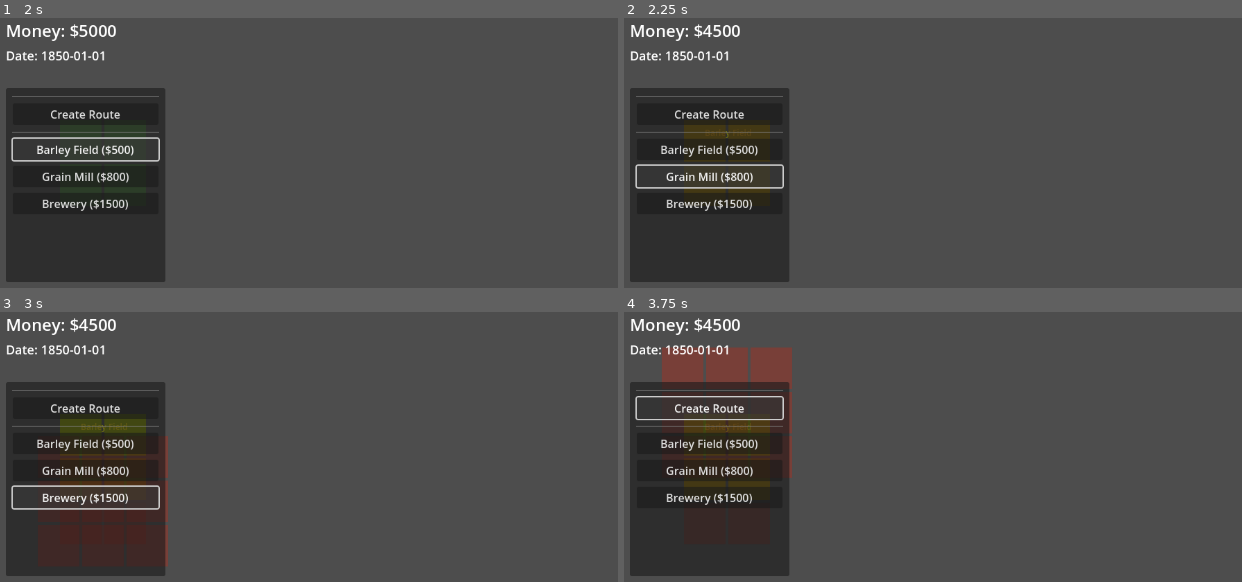
Above: before the commit, frames 1-4 (two rows, left to right).
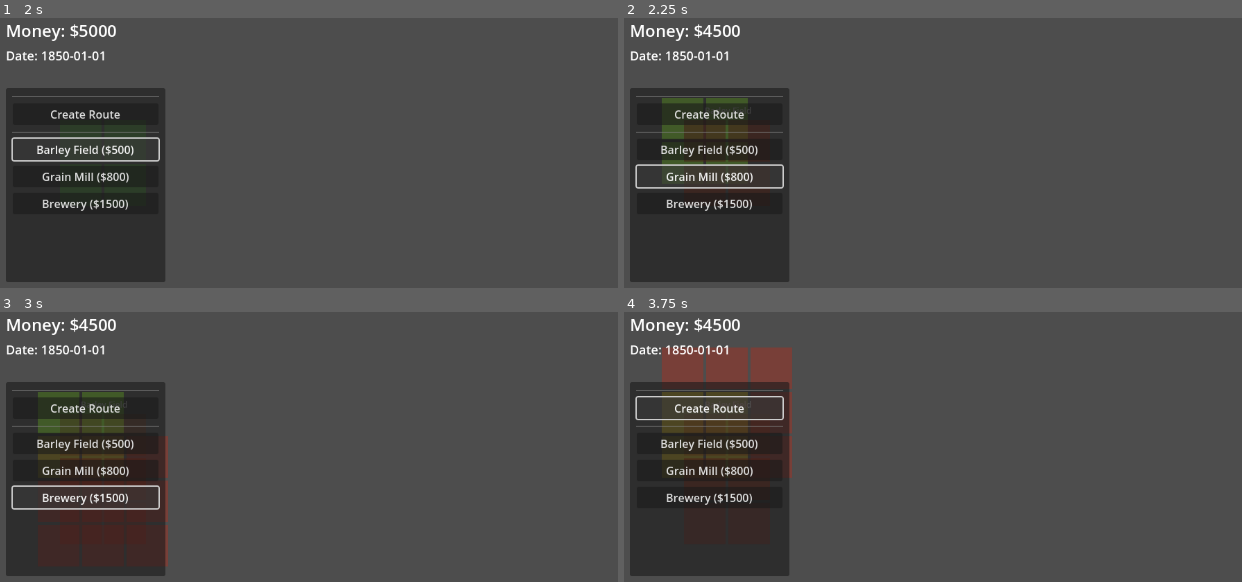
Above: after the commit, the same moments.

Repository: GergelyKrista/butykos
Game: Godot game, scene res://scenes/world_map/world_map.tscn
Two runs of this game, one before a commit and one after it. Both use one fixed random seed, a clock stepped at 60 frames per second and the inputs below.
Inputs:
- Up to frame 1 (2 s): click "Create Route" at 0.5 s; click "Barley Field ($500)" at 1.25 s
- Up to frame 2 (2.25 s): click "Grain Mill ($800)" at 2 s
- Up to frame 3 (3 s): click "Brewery ($1500)" at 2.75 s
- Up to frame 4 (3.75 s): click "Create Route" at 3.5 s

Frame 1 is identical in both runs. In frame 2, 0.6% of the frame differs, in the area x 6-21%, y 29-55%; in frame 3, 0.9%, in the area x 6-24%, y 29-55%; in frame 4, 0.6%.

Commit message:
Replace ColorRect with Sprite2D and add Area2D click detection
Major UI Improvements:
- Facilities now use Sprite2D instead of ColorRect
- Added Area2D with collision shapes for reliable click detection
- Click anywhere on a facility (not just exact tiles) now works

Sprite System:
- Programmatically generated placeholder textures (colored squares)
- Easy to replace with real sprite assets later
- Just change texture path in _create_facility_node
- Each tile gets its own sprite for multi-tile facilities

Click Detection:
- Area2D covers entire facility
- CollisionShape2D with RectangleShape2D
- input_event signal handles clicks
- Route creation now uses Area2D signals instead of grid lookups

Benefits:
- Much more reliable clicking (entire facility is clickable)
- Clean separation: visuals (Sprite2D) + interaction (Area2D)
- Ready for real art assets (just swap texture files)
- No more "No facility at this location" issues

To add real sprites later:
sprite.texture = load("res://assets/sprites/barley_field.png")

🤖 Generated with [Claude Code](https://claude.com/claude-code)

Co-Authored-By: Claude <noreply@anthropic.com>

Diff:
--- a/scenes/world_map/world_map.gd
+++ b/scenes/world_map/world_map.gd
@@ -76,12 +76,10 @@
 			elif event.button_index == MOUSE_BUTTON_RIGHT and event.pressed:
 				_cancel_placement()
 
-	# Route mode input
+	# Route mode input (clicking handled by Area2D signals now)
 	if route_mode:
 		if event is InputEventMouseButton:
-			if event.button_index == MOUSE_BUTTON_LEFT and event.pressed:
-				_try_select_facility_for_route()
-			elif event.button_index == MOUSE_BUTTON_RIGHT and event.pressed:
+			if event.button_index == MOUSE_BUTTON_RIGHT and event.pressed:
 				_cancel_route_mode()
 
 	# Cancel placement/route mode with Escape
@@ -223,36 +221,98 @@
 	facilities_container.add_child(facility_node)
 
 
-func _create_facility_node(facility: Dictionary) -> Node2D:
-	"""Create a visual node for a facility"""
-	var node = Node2D.new()
-	node.name = facility.id
-	node.position = facility.world_pos
+func _create_facility_node(facility: Dictionary) -> Area2D:
+	"""Create a visual node for a facility with clickable area"""
+	var area = Area2D.new()
+	area.name = facility.id
+	area.position = facility.world_pos
 
 	var facility_def = DataManager.get_facility_data(facility.type)
 	var size = facility.size
 	var color = Color(facility_def.get("visual", {}).get("color", "#ffffff"))
 
-	# Create colored rectangle
+	# Create sprite for each tile (placeholder - can be replaced with real sprites)
 	for x in range(size.x):
 		for y in range(size.y):
-			var rect = ColorRect.new()
-			rect.size = Vector2(WorldManager.TILE_SIZE - 4, WorldManager.TILE_SIZE - 4)
-			rect.position = Vector2(
-				(x - size.x / 2.0) * WorldManager.TILE_SIZE + 2,
-				(y - size.y / 2.0) * WorldManager.TILE_SIZE + 2
+			var sprite = Sprite2D.new()
+			sprite.texture = _create_placeholder_texture(WorldManager.TILE_SIZE - 4, color)
+			sprite.position = Vector2(
+				(x - size.x / 2.0) * WorldManager.TILE_SIZE,
+				(y - size.y / 2.0) * WorldManager.TILE_SIZE
 			)
-			rect.color = color
-			node.add_child(rect)
+			area.add_child(sprite)
+
+	# Add collision shape covering entire facility for click detection
+	var collision = CollisionShape2D.new()
+	var shape = RectangleShape2D.new()
+	shape.size = Vector2(
+		size.x * WorldManager.TILE_SIZE - 8,
+		size.y * WorldManager.TILE_SIZE - 8
+	)
+	collision.shape = shape
+	area.add_child(collision)
 
 	# Add label
 	var label = Label.new()
 	label.text = facility_def.get("name", facility.type)
-	label.position = Vector2(-WorldManager.TILE_SIZE / 2, -WorldManager.TILE_SIZE / 2 - 20)
+	label.position = Vector2(-WorldManager.TILE_SIZE / 2, -size.y * WorldManager.TILE_SIZE / 2 - 20)
 	label.add_theme_font_size_override("font_size", 12)
-	node.add_child(label)
-
-	return node
+	area.add_child(label)
+
+	# Connect click signal
+	area.input_event.connect(_on_facility_clicked.bind(facility.id))
+
+	return area
+
+
+func _create_placeholder_texture(tile_size: int, color: Color) -> ImageTexture:
+	"""Create a simple colored square texture as placeholder for sprites"""
+	var image = Image.create(tile_size, tile_size, false, Image.FORMAT_RGBA8)
+	image.fill(color)
+	return ImageTexture.create_from_image(image)
+
+
+func _on_facility_clicked(_viewport: Node, event: InputEvent, _shape_idx: int, facility_id: String) -> void:
+	"""Handle facility being clicked"""
+	if event is InputEventMouseButton:
+		if event.button_index == MOUSE_BUTTON_LEFT and event.pressed:
+			# In route mode, select this facility
+			if route_mode:
+				_select_facility_for_route(facility_id)
+
+
+func _select_facility_for_route(facility_id: String) -> void:
+	"""Select a facility for route creation"""
+	# First click: select source
+	if route_source_id.is_empty():
+		route_source_id = facility_id
+		print("Route source selected: %s - Now click destination" % facility_id)
+		_highlight_facility(facility_id, Color.YELLOW)
+		return
+
+	# Second click: select destination
+	if facility_id == route_source_id:
+		print("Cannot create route to same facility")
+		return
+
+	route_destination_id = facility_id
+	print("Route destination selected: %s" % facility_id)
+
+	# Determine what product to transport
+	var product = _determine_route_product(route_source_id, route_destination_id)
+
+	if product.is_empty():
+		print("No compatible product found for this route")
+		_cancel_route_mode()
+		return
+
+	# Create the route
+	var route_id = LogisticsManager.create_route(route_source_id, route_destination_id, product)
+
+	if not route_id.is_empty():
+		print("Route created: %s" % route_id)
+
+	_cancel_route_mode()
 
 
 func _on_facility_removed(facility_id: String) -> void:
@@ -300,58 +360,7 @@
 	route_mode = true
 	route_source_id = ""
 	route_destination_id = ""
-	print("Route mode started - Click source facility, then destination facility")
-
-
-func _try_select_facility_for_route() -> void:
-	"""Try to select a facility for route creation"""
-	# Get current mouse position directly (don't rely on cached value)
-	var world_pos = camera.get_global_mouse_position()
-	var grid_pos = WorldManager.world_to_grid(world_pos)
-
-	print("DEBUG: Clicked at world_pos: %s, grid_pos: %s" % [world_pos, grid_pos])
-
-	var facility = WorldManager.get_facility_at_position(grid_pos)
-
-	if facility.is_empty():
-		print("No facility at grid position %s" % grid_pos)
-		return
-
-	var facility_id = facility.id
-
-	# First click: select source
-	if route_source_id.is_empty():
-		route_source_id = facility_id
-		print("Route source selected: %s - Now click destination" % facility_id)
-		# Highlight source facility
-		_highlight_facility(facility_id, Color.YELLOW)
-		return
-
-	# Second click: select destination and create route
-	if route_destination_id.is_empty():
-		if facility_id == route_source_id:
-			print("Cannot create route to same facility")
-			return
-
-		route_destination_id = facility_id
-		print("Route destination selected: %s" % facility_id)
-
-		# Determine what product to transport
-		var product = _determine_route_product(route_source_id, route_destination_id)
-
-		if product.is_empty():
-			print("No compatible product found for this route")
-			_cancel_route_mode()
-			return
-
-		# Create the route
-		var route_id = LogisticsManager.create_route(route_source_id, route_destination_id, product)
-
-		if not route_id.is_empty():
-			print("Route created: %s" % route_id)
-			# TODO: Visualize route on map
-
-		_cancel_route_mode()
+	print("Route mode started - Click any facility to start")
 
 
 func _determine_route_product(source_id: String, dest_id: String) -> String:
